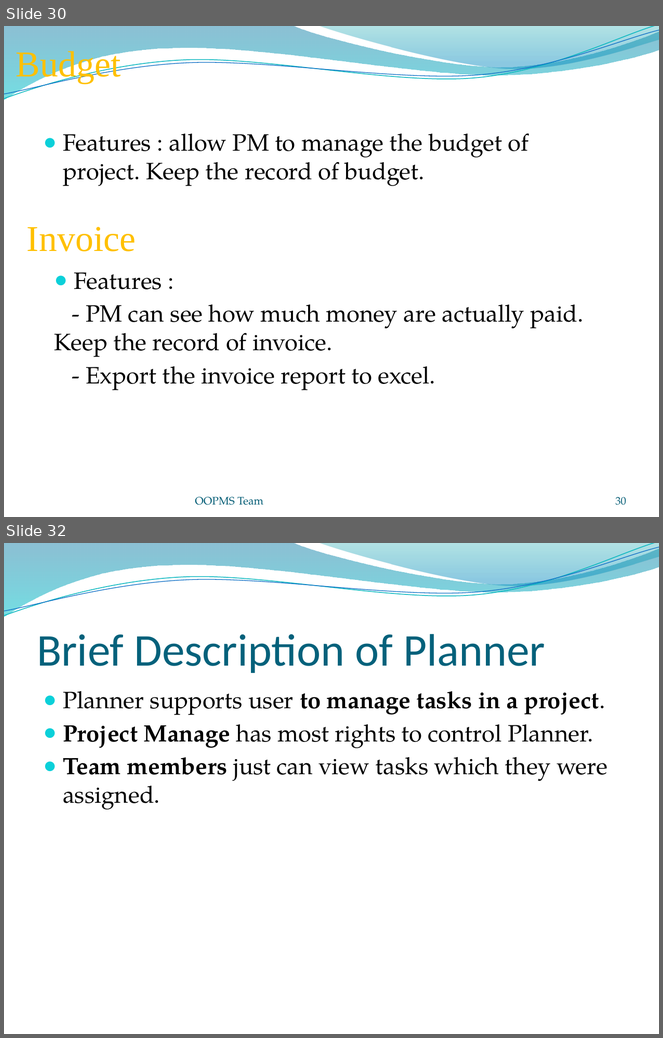
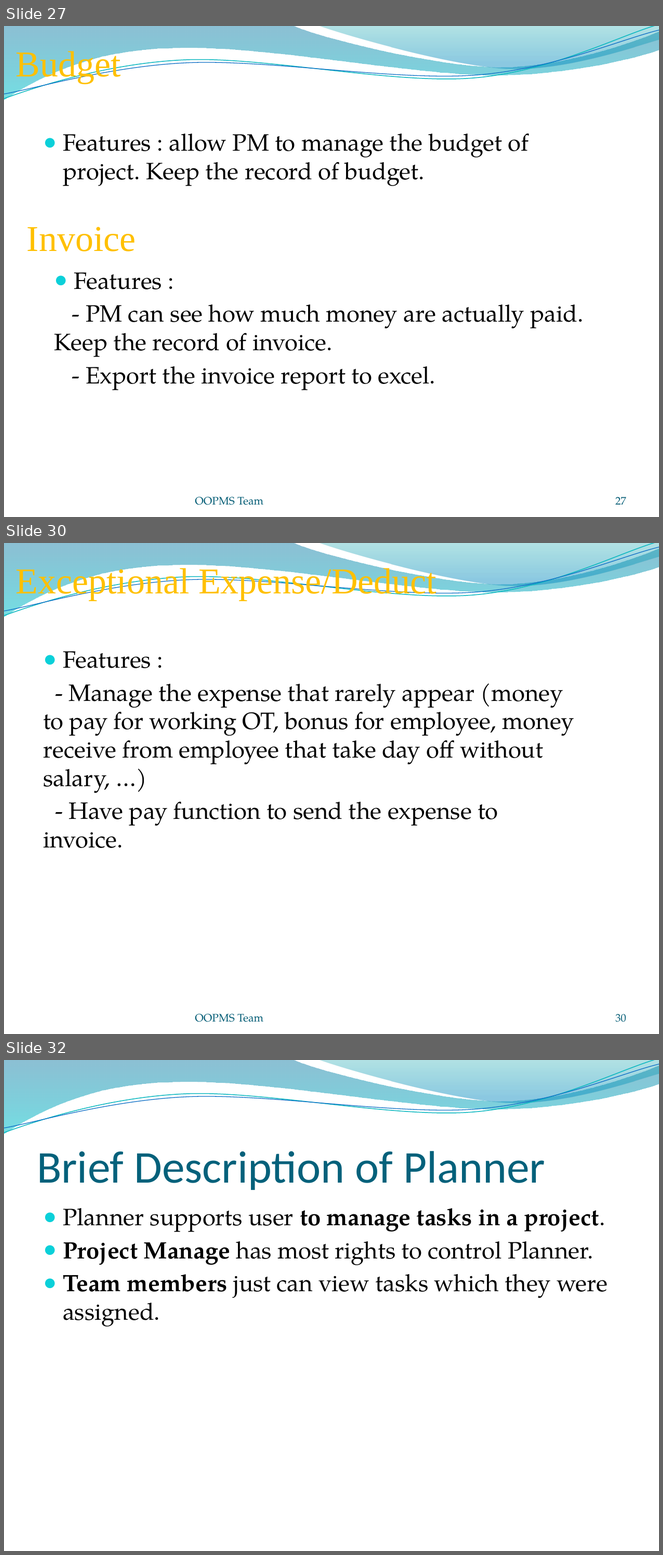
Before and after one commit to gofpattern/oopms, a slide deck: Document/Report/Presentation/OOPMS_Presentation_v1.0.pptx. Shown one above the other, each under a label of ours: slides 30 and 32 before the commit, slides 27, 30 and 32 after it; the slides between them are not shown. The pictures are 663x1038 and 663x1555 pixels, drawn with LibreOffice and Linux fonts; fonts in the diff are those of the drawing; background and template pictures are left out. Boxes give left, top, right and bottom in pixels: in the first picture for what was removed or moved away, otherwise in the second. Text is boxed around its words. In the diff, an @@ line names an element or a change of style, - is before the commit and + after.

```diff
--- a/Document/Report/Presentation/OOPMS_Presentation_v1.0.pptx
+++ b/Document/Report/Presentation/OOPMS_Presentation_v1.0.pptx
@@ slide 30 added at (4,543,659,1034), background picture (left out); not listed: 4 template elements that a slide beside it also shows @@
@@ text added at (16,565,437,600), 40 pt, text #FFC000 @@
+Exceptional Expense/Deduct
@@ text added at (43,651,574,848), 26 pt, text #000000 @@
+● Features :
+- Manage the expense that rarely appear (money to pay for working OT, bonus for employee, money receive from employee that take day off without salary, …)
+- Have pay function to send the expense to invoice.
@@ text added at (195,1014,263,1022), 12 pt, text #045D75 @@
+OOPMS Team
@@ page number added at (616,1014,626,1022), 12 pt, text #045D75 @@
+30
@@ what was slide 30 is now slide 27 @@
@@ page number at (616,497,626,505): text changed @@
-30
+27
```
Also in this commit, not shown: 3 slides changed, 2 other slides added, 3 slides removed.
